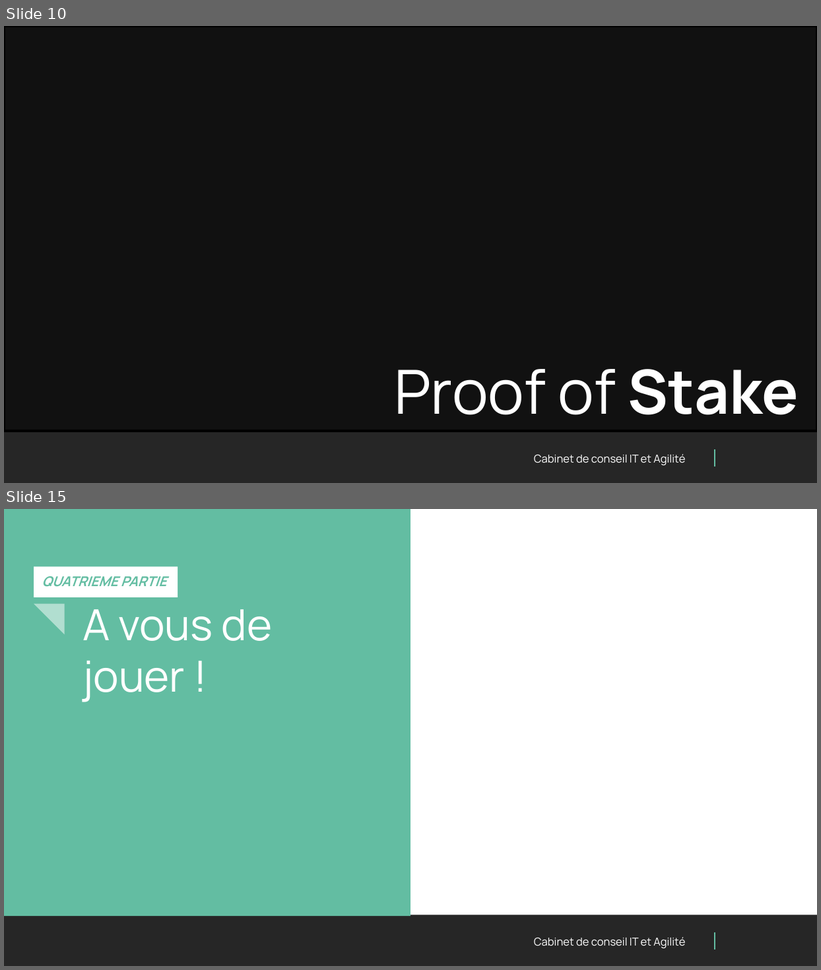
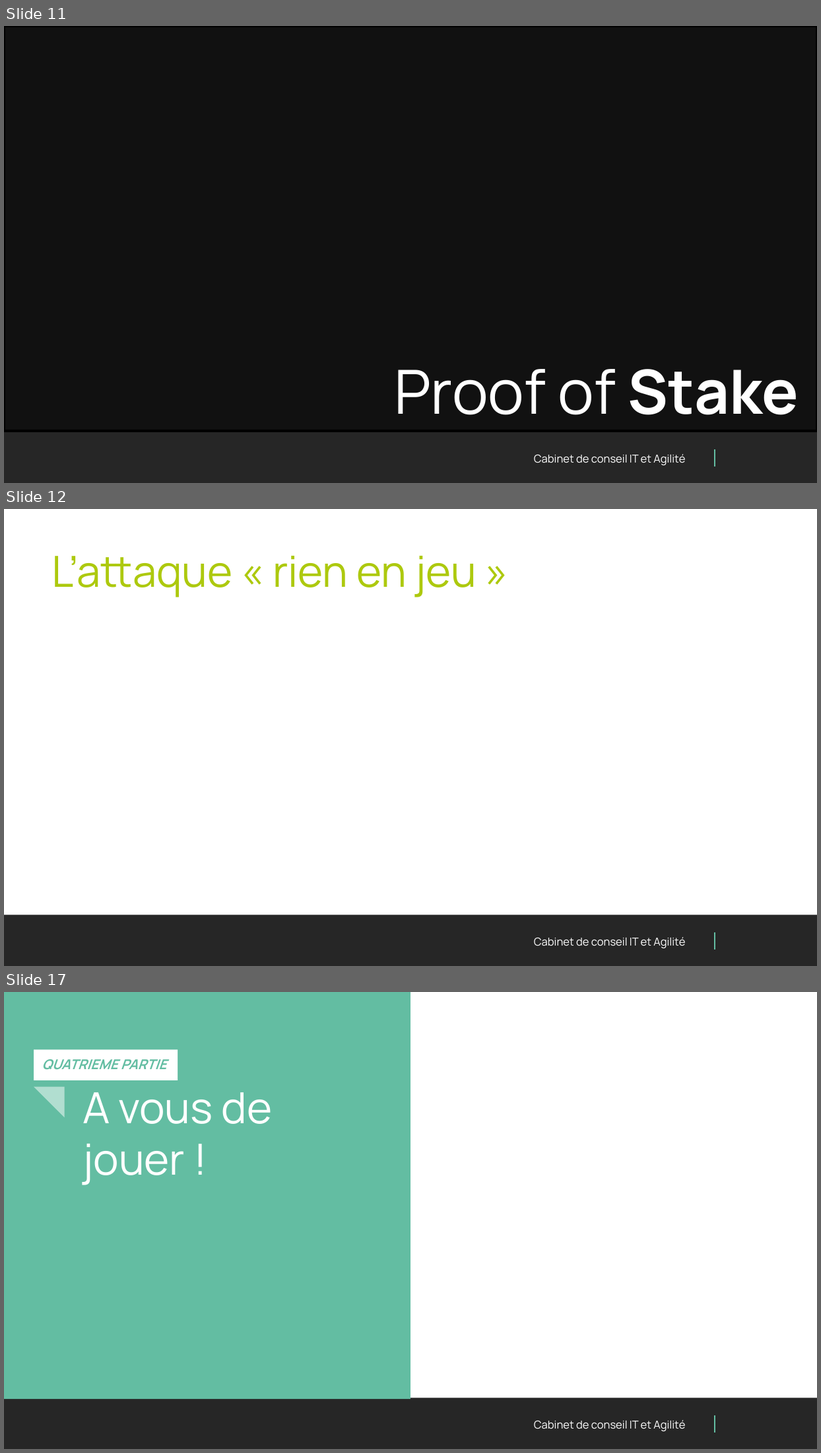
Before and after one commit to PaulFasola/Techlabs, a slide deck: Blockchain101+SmartContracts/Presentation/Techlab Blockchain.pptx. Shown one above the other, each under a label of ours: slides 10 and 15 before the commit, slides 11, 12 and 17 after it; the slides between them are not shown. The pictures are 821x970 and 821x1453 pixels, drawn with LibreOffice and Linux fonts; fonts in the diff are those of the drawing; background and template pictures are left out; a plain dark background stands for a picture behind light text. Boxes give left, top, right and bottom in pixels: in the first picture for what was removed or moved away, otherwise in the second. Text is boxed around its words. In the diff, an @@ line names an element or a change of style, - is before the commit and + after.

```diff
--- a/Blockchain101+SmartContracts/Presentation/Techlab Blockchain.pptx
+++ b/Blockchain101+SmartContracts/Presentation/Techlab Blockchain.pptx
@@ slide 12 added at <box>4,509,817,966</box>, background #FFFFFF; not listed: 3 template elements that a slide beside it also shows @@
@@ title added at <box>52,556,477,597</box>, 38 pt, text #ADC90E @@
+L’attaque « rien en jeu »
@@ what was slide 10 is now slide 11 @@
@@ what was slide 15 is now slide 17 @@
```
Also in this commit, not shown: 6 slides changed, 1 other slide added, 3 other files.
